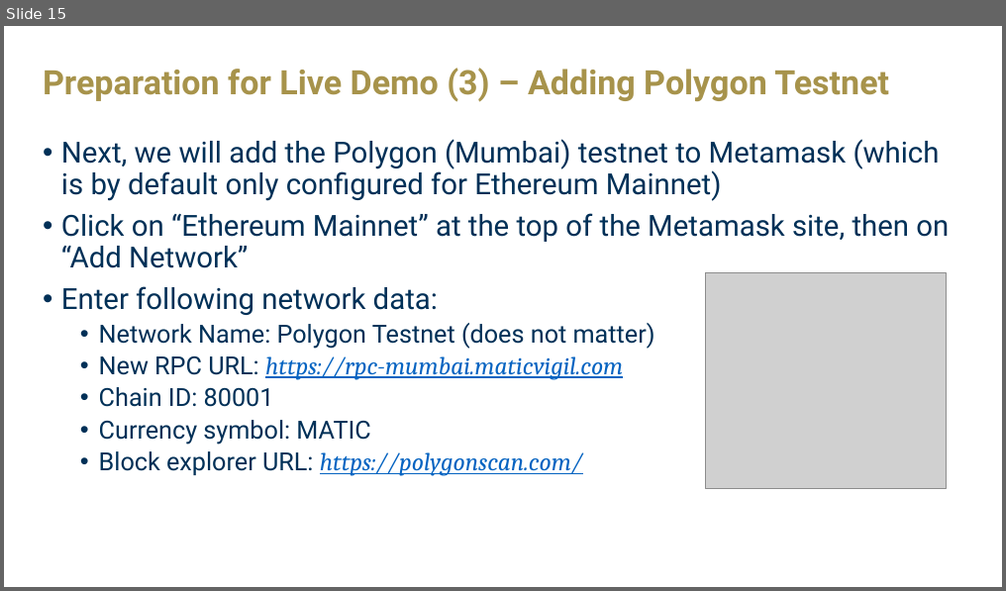
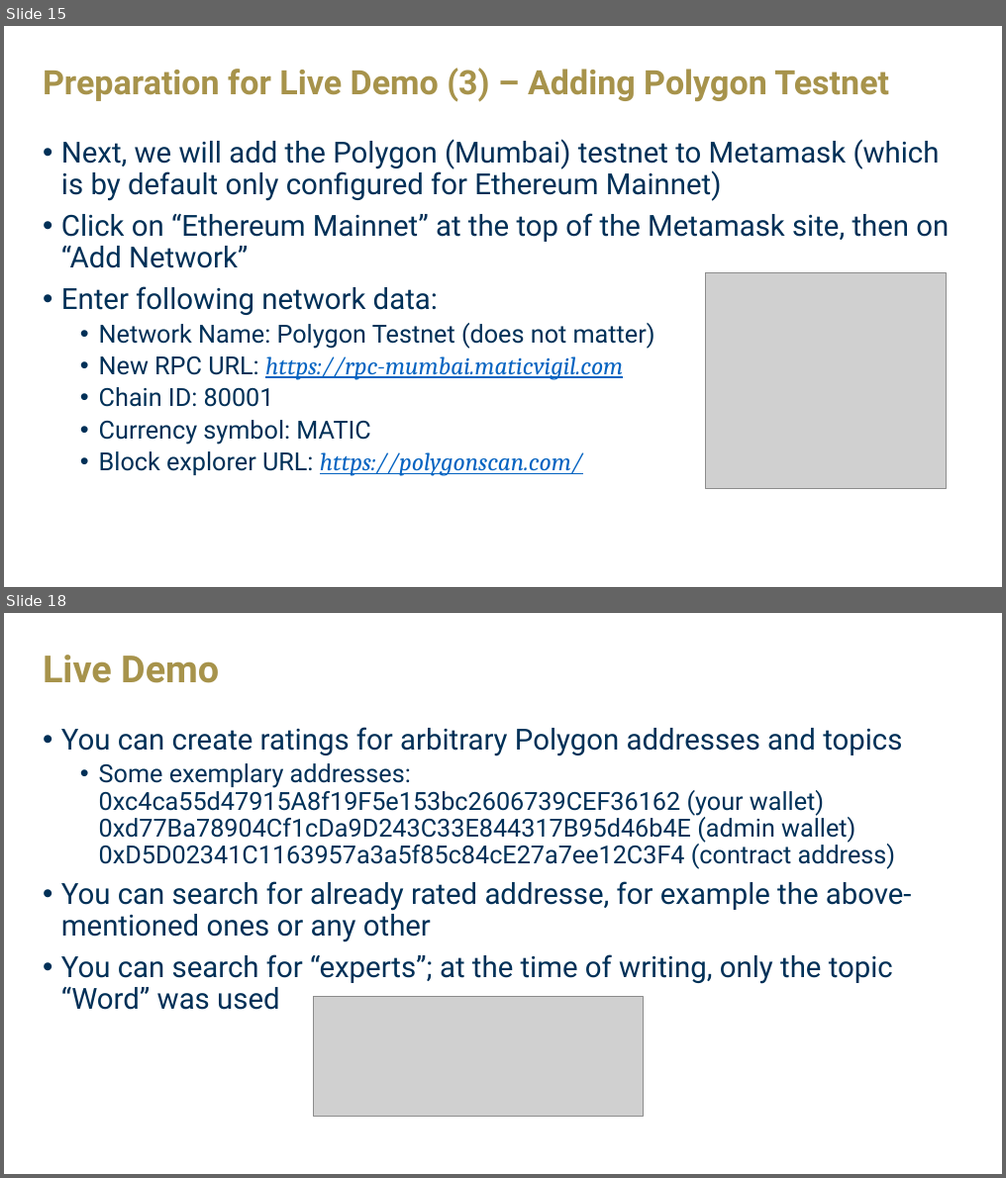
Before and after one commit to PiDabbelju/CS6675-PiTrust, a slide deck: PPT/CS6675-PiTrust.pptx. Shown one above the other, each under a label of ours: slide 15 before the commit, slides 15 and 18 after it; the slides between them are not shown. The pictures are 1006x591 and 1006x1178 pixels, drawn with LibreOffice and Linux fonts; fonts in the diff are those of the drawing; grey boxes stand for pictures; background and template pictures are left out. Boxes give left, top, right and bottom in pixels: in the first picture for what was removed or moved away, otherwise in the second. Text is boxed around its words. In the diff, an @@ line names an element or a change of style, - is before the commit and + after.

```diff
--- a/PPT/CS6675-PiTrust.pptx
+++ b/PPT/CS6675-PiTrust.pptx
@@ slide 18 added at [4,613,1002,1174], background picture (left out) @@
@@ title added at [43,655,219,683], 36 pt, text #A7934B, bold @@
+Live Demo
@@ text added at [61,727,912,1010], 28 pt, text #003057 @@
+• You can create ratings for arbitrary Polygon addresses and topics
+  • Some exemplary addresses:
+    0xc4ca55d47915A8f19F5e153bc2606739CEF36162 (your wallet)
+    0xd77Ba78904Cf1cDa9D243C33E844317B95d46b4E (admin wallet)
+    0xD5D02341C1163957a3a5f85c84cE27a7ee12C3F4 (contract address)
+• You can search for already rated addresse, for example the above-mentioned ones or any other
+• You can search for “experts”; at the time of writing, only the topic “Word” was used
@@ picture added at [313,996,643,1117] @@
```
Also in this commit, not shown: 2 slides changed, 1 other slide added, 1 slide removed.
